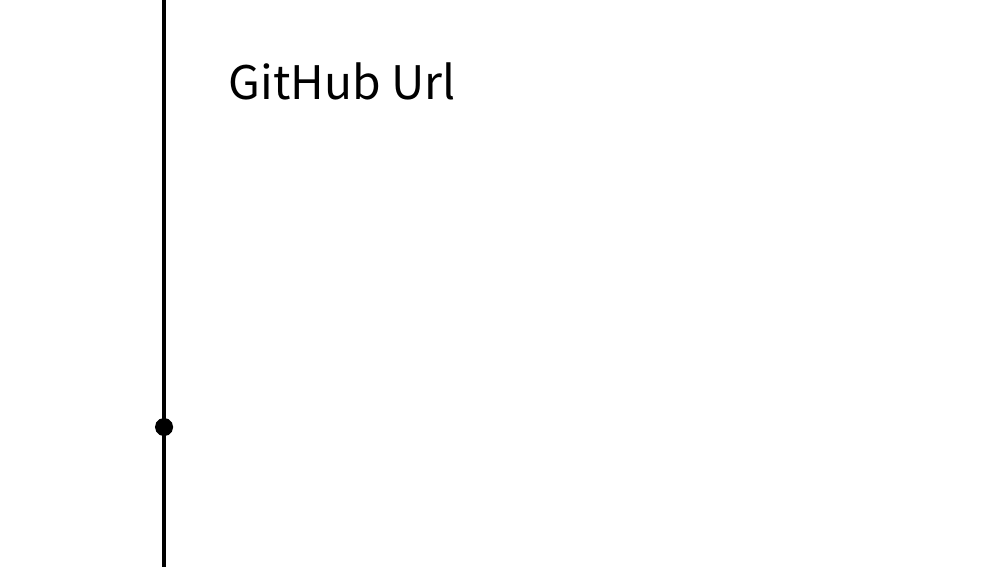
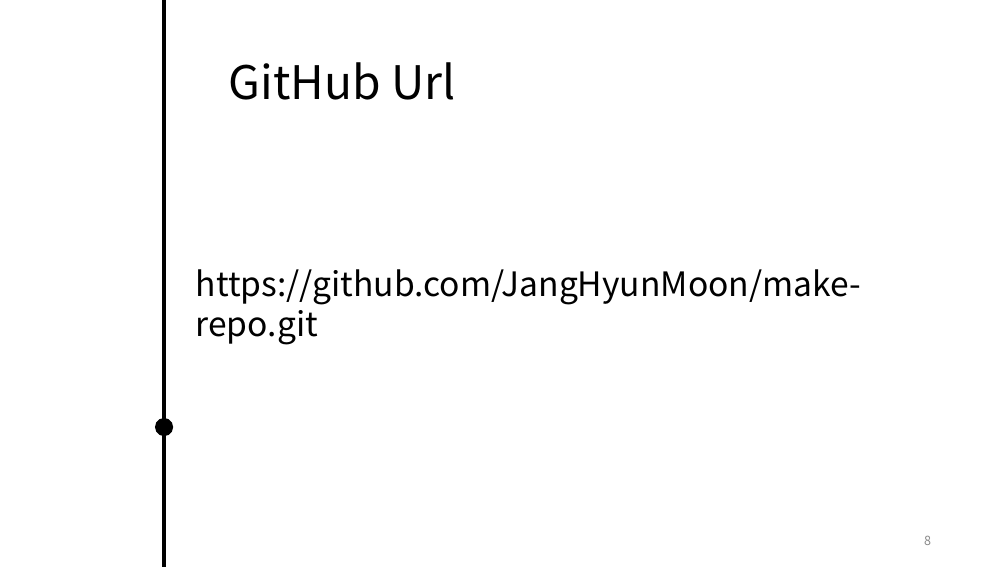
Before and after one commit to CodingMateMoon/make-repo, a slide deck: slide 8 of 고프제안서.pptx (slide 7 before the commit). Drawn at 1008x567 pixels with LibreOffice and Linux fonts; fonts in the diff are those of the drawing; background and template pictures are left out. Boxes give left, top, right and bottom in pixels: in the first picture for what was removed or moved away, otherwise in the second. Text is boxed around its words. In the diff, an @@ line names an element or a change of style, - is before the commit and + after.

```diff
--- a/고프제안서.pptx
+++ b/고프제안서.pptx
@@ text added at bbox=[196, 269, 861, 345], 32 pt, text #000000 @@
+https://github.com/JangHyunMoon/make-repo.git
@@ page number added at bbox=[924, 536, 931, 545], 12 pt, text #8C8C8C @@
+8
```
Also in this commit, not shown: 5 other slides changed, 3 slides added, 2 slides removed.
